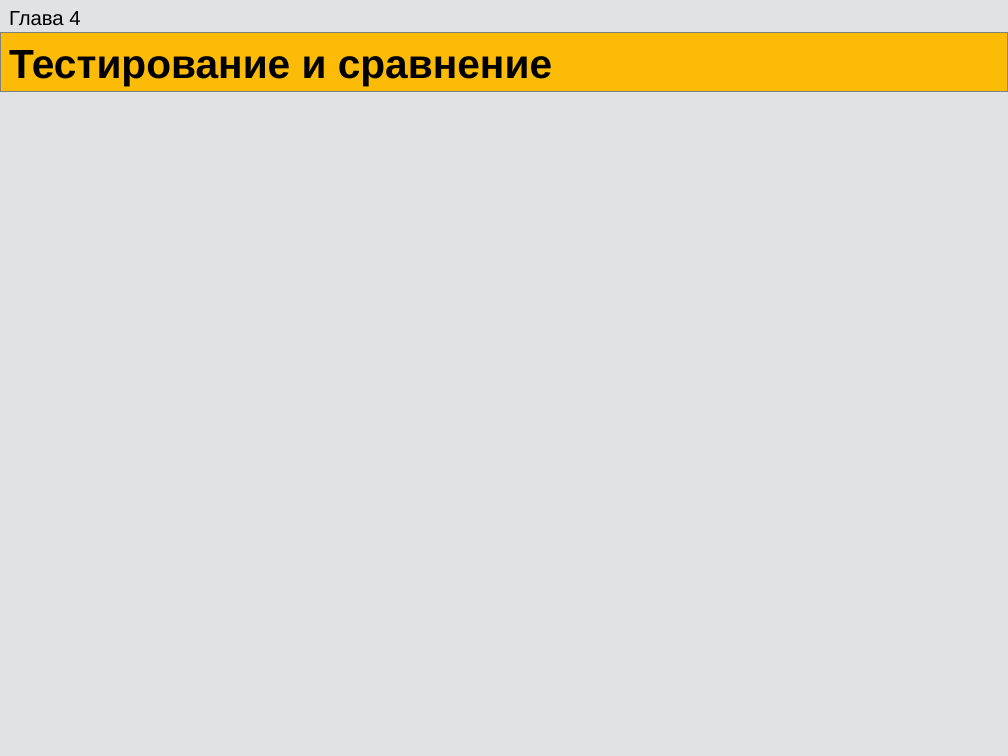
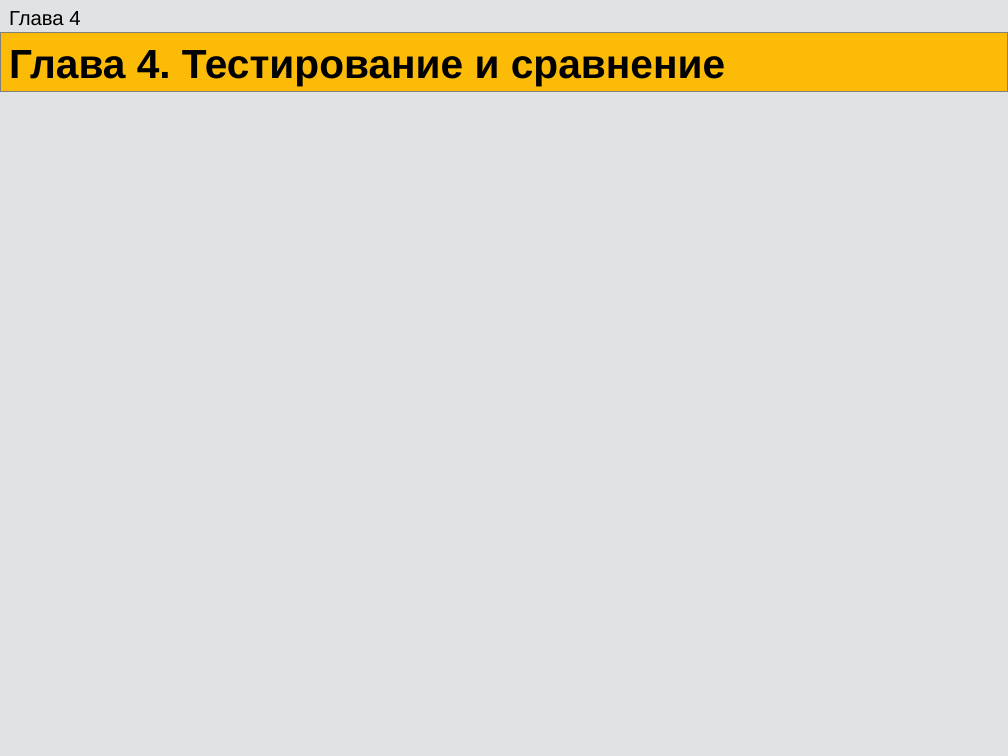
Before and after one commit to eugeneai/prisnif, a slide deck: slide 49 of brick/pres/pacman.odp (slide 46 before the commit). Drawn at 1008x756 pixels with LibreOffice and Linux fonts; fonts in the diff are those of the drawing. Boxes give left, top, right and bottom in pixels: in the first picture for what was removed or moved away, otherwise in the second. Text is boxed around its words. In the diff, an @@ line names an element or a change of style, - is before the commit and + after.

```diff
--- a/brick/pres/pacman.odp
+++ b/brick/pres/pacman.odp
@@ text in rectangle at (x1=9, y1=50, x2=725, y2=85): text changed @@
-Тестирование и сравнение
+Глава 4. Тестирование и сравнение
```
Also in this commit, not shown: 18 other slides changed, 3 slides added, 13 other files.
